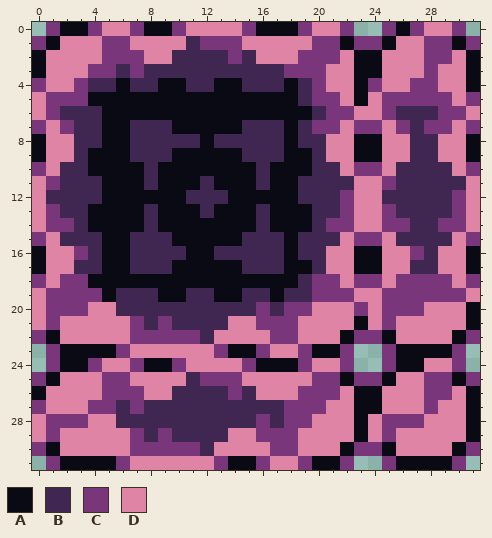
File history of a pixel-art file, assets/tileset/wall.aseprite. The first picture shows the starting point.
32x32 pixels, 1 frame.
Palette (. is transparent): A #090a14  B #402751  C #7a367b  D #df84a5
Pixels before, first column x 0:
 0 .CAACDDCAACDDDDCAAACDDC..CACDDC.
 1 CADDDCCDDDDBCCCDDDDDCCACCADDCCAC
 2 ADDDDCCCDDBBBBCBDDDCCCDAADDDCCDA
 3 ADDDCCBCBBBBBBBBBBCCCDDAADDDCDDA
 4 CDDCBBABBAABBAABBBABCDDACDDCCDDA
 5 DCCCAAAAAAAAAAAAAAABCCDADCCCCCDC
 6 DCBBBAAAAAAAAAAAAAAABCCDDCBBBCCD
 7 CDCBBAABBBAAAAABBBABCCDCCDCBCCDC
 8 ADDBBAABBBBBABBBBBABBDDAADDBBDDA
 9 ADDBAAABBBAAAAABBBAABDDAADDBBDDA
10 CDBBAAAABAAAAAAABAAABBDCCDBBBBDC
11 DCBBBAAABAAABAAABAABBBBDDCBBBBBD
12 DBBBBAAAAAABBBAAAAABBBCDDBBBBBCD
13 DCBBAAAABAAABAAABAAABBCDDCBBBBCD
14 DCCBAAAABAAAAAAABAAABCCDDCCBBCCD
15 CDBBBAABBBAAAAABBBABBBDCCDBBBBDC
16 ADDCBAABBBBAABBBBBABBDDAADDCBDDA
17 ADDBBAABBBAAAAABBBAABDDAADDBBDDA
18 CDCCAAAAAAAAAAAAAAABCCDCCDCCCCDC
19 DCCCCABBBAABBAABBABBCCCDDCCCCCCD
20 DCCCDDBBBBBBBBBBCBCCDDDCDCCCDDDA
21 DCDDDDDCBCBBBBDDCCCDDDDADCDDDDDA
22 CADDDDDCCCCCBDDDDCCDDDACCADDDDAC
23 .CAAAACDDDDDDCAACDDCAAC..CAAAAC.
24 .CAACDDCAACDDDDCAAACDDC..CAADDC.
25 CADDDCCDDDDBCCCDDDDDCCACCADDCCAC
26 ADDDDCCCDDBBBBCBDDDCCCDAADDDCCDA
27 CDDDCCBCBBBBBBBBBBCCCDDAADDDCDDA
28 DCCCDDBBBBBBBBBBCBCCDDDADCCCDDDA
29 DCDDDDDCBCBBBBDDCCCDDDDADCDDDDDA
30 CADDDDDCCCCCBDDDDCCDDDACCADDDDAC
31 .CAAAACDDDDDDCAACDDCAAC..CAAAAC.
The result:
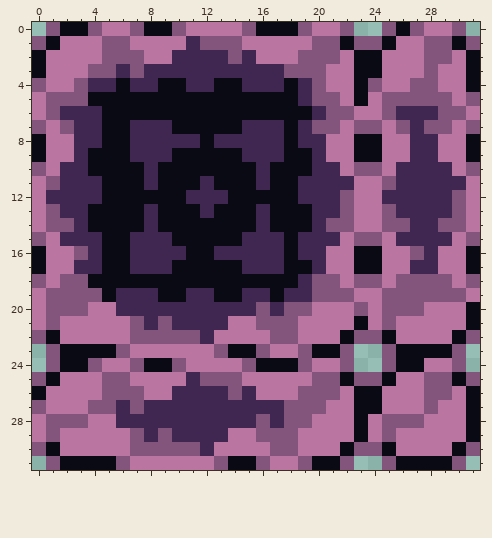
Change:
colour C: #7a367b -> #84557c
colour D: #df84a5 -> #ba76a1
Where, in picture pixels (left, top, right, bottom), the same in both pictures:
changed: (32, 22, 480, 470)
